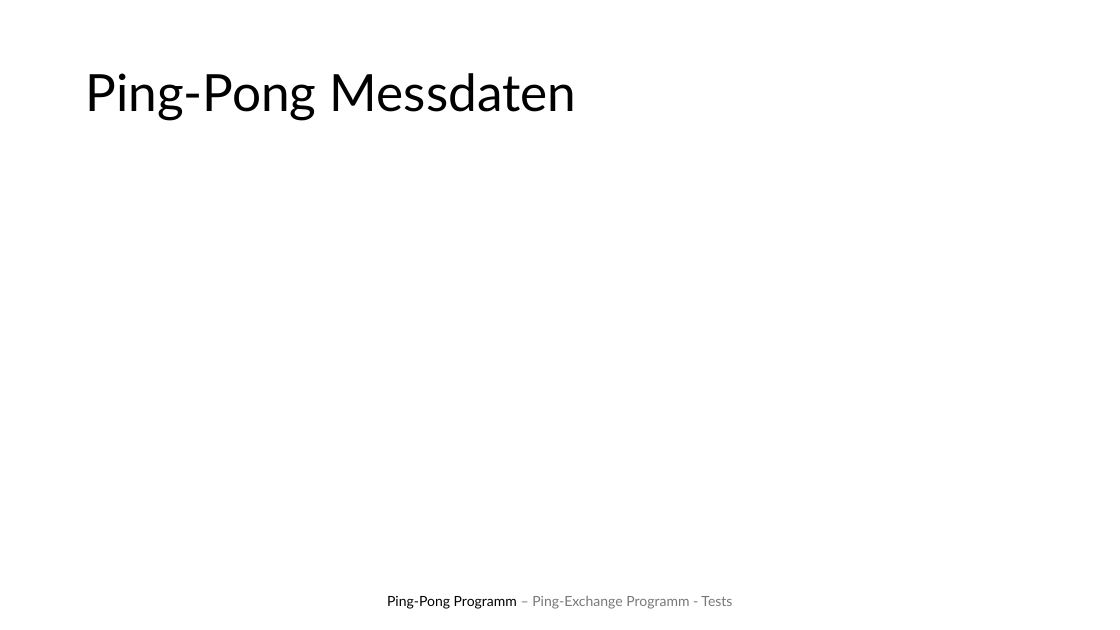
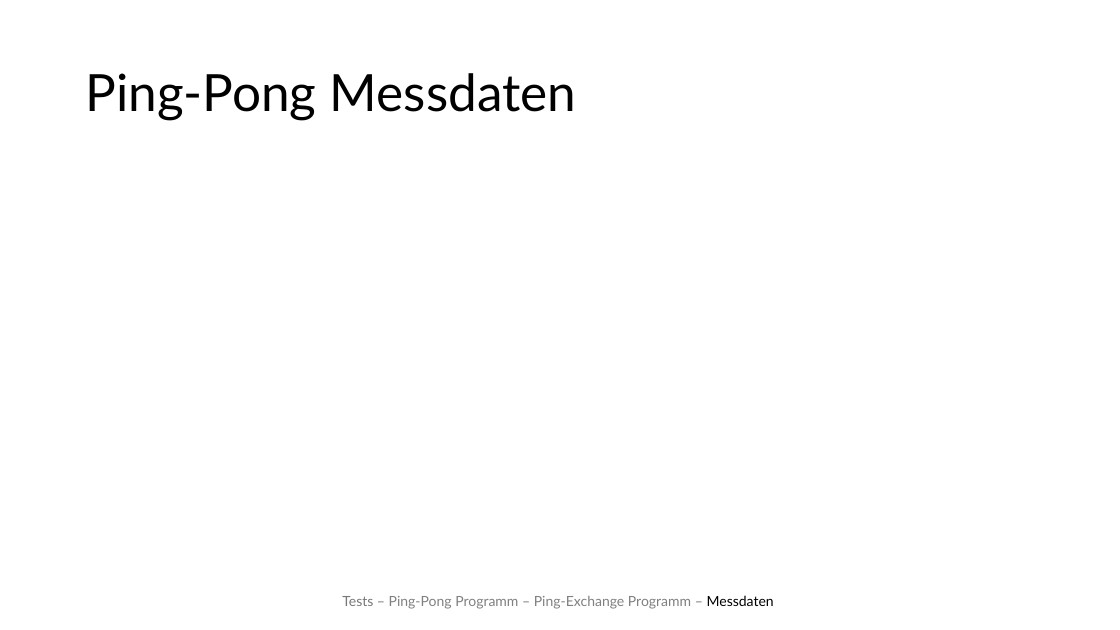
Before and after one commit to Leander-s/komnet, a slide deck: slide 8 of Thema 9.pptx (slide 6 before the commit). Drawn at 1120x630 pixels with LibreOffice and Linux fonts; fonts in the diff are those of the drawing. Boxes give left, top, right and bottom in pixels: in the first picture for what was removed or moved away, otherwise in the second. Text is boxed around its words. In the diff, an @@ line names an element or a change of style, - is before the commit and + after.

```diff
--- a/Thema 9.pptx
+++ b/Thema 9.pptx
@@ text at (x1=342, y1=595, x2=774, y2=609): text changed; text colour #797979 to #808080 @@
-Ping-Pong Programm – Ping-Exchange Programm - Tests
+Tests – Ping-Pong Programm – Ping-Exchange Programm – Messdaten
```
Also in this commit, not shown: 4 other slides changed, 3 slides added.
